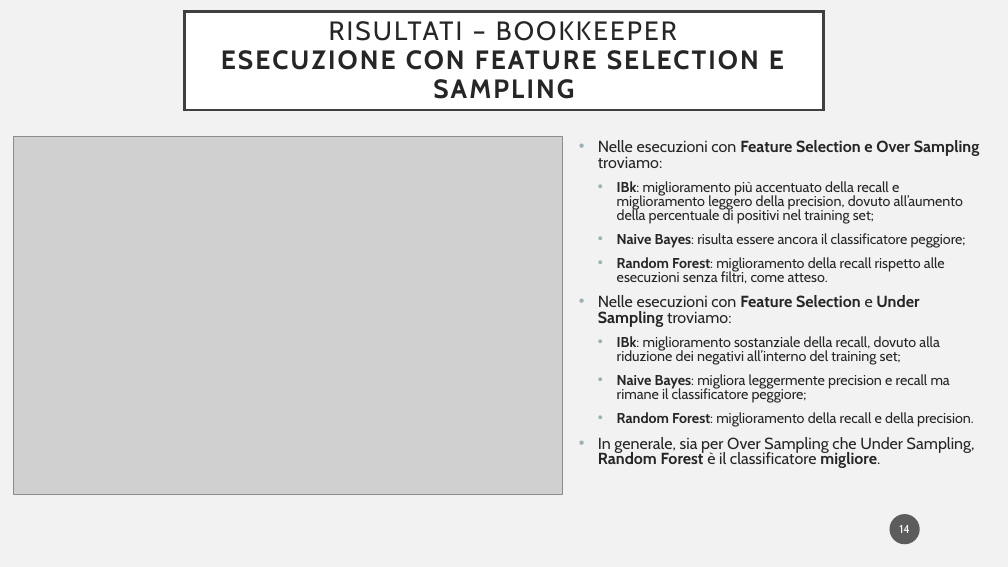
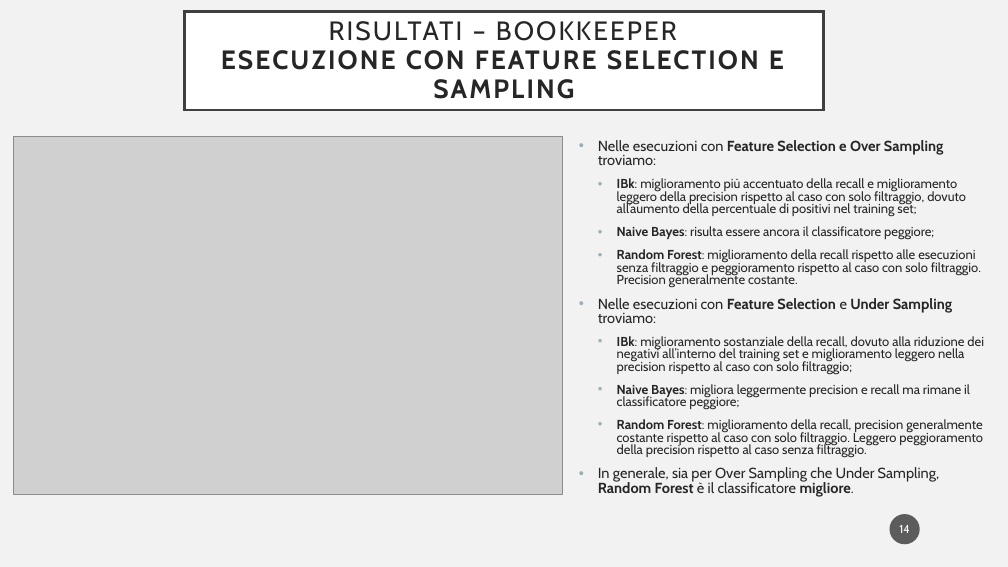
Before and after one commit to lucamjdimarco/ISW2, a slide deck: slide 14 of PresentazioneISW2_DiMarcoLuca.pptx. Drawn at 1008x567 pixels with LibreOffice and Linux fonts; fonts in the diff are those of the drawing; grey boxes stand for pictures. Boxes give left, top, right and bottom in pixels: in the first picture for what was removed or moved away, otherwise in the second. Text is boxed around its words. In the diff, an @@ line names an element or a change of style, - is before the commit and + after.

```diff
--- a/PresentazioneISW2_DiMarcoLuca.pptx
+++ b/PresentazioneISW2_DiMarcoLuca.pptx
@@ text at (598,140,970,497): size 15.3 to 13.9 pt in "Nelle esecuzioni con Feature Selection e Over ...", "Nelle esecuzioni con Feature Selection e Under ...", "In generale, sia per Over Sampling che ..."; size 13.6 to 12.4 pt in "Naive Bayes: risulta essere ancora il classificatore ...", "Naive Bayes: migliora leggermente precision e recall ..." @@
@@ text at (617,178,966,217): text changed; size 13.6 to 12.4 pt @@
-  • IBk: miglioramento più accentuato della recall e miglioramento leggero della precision, dovuto all’aumento della percentuale di positivi nel training set;
+  • IBk: miglioramento più accentuato della recall e miglioramento leggero della precision rispetto al caso con solo filtraggio, dovuto all’aumento della percentuale di positivi nel training set;
@@ text at (617,249,981,288): text changed; size 13.6 to 12.4 pt @@
-  • Random Forest: miglioramento della recall rispetto alle esecuzioni senza filtri, come atteso.
+  • Random Forest: miglioramento della recall rispetto alle esecuzioni senza filtraggio e peggioramento rispetto al caso con solo filtraggio. Precision generalmente costante.
@@ text at (617,336,984,375): text changed; size 13.6 to 12.4 pt @@
-  • IBk: miglioramento sostanziale della recall, dovuto alla riduzione dei negativi all’interno del training set;
+  • IBk: miglioramento sostanziale della recall, dovuto alla riduzione dei negativi all’interno del training set e miglioramento leggero nella precision rispetto al caso con solo filtraggio;
@@ text at (617,419,983,458): text changed; size 13.6 to 12.4 pt @@
-  • Random Forest: miglioramento della recall e della precision.
+  • Random Forest: miglioramento della recall, precision generalmente costante rispetto al caso con solo filtraggio. Leggero peggioramento della precision rispetto al caso senza filtraggio.
```
Also in this commit, not shown: 5 other slides changed, 4 other files.
